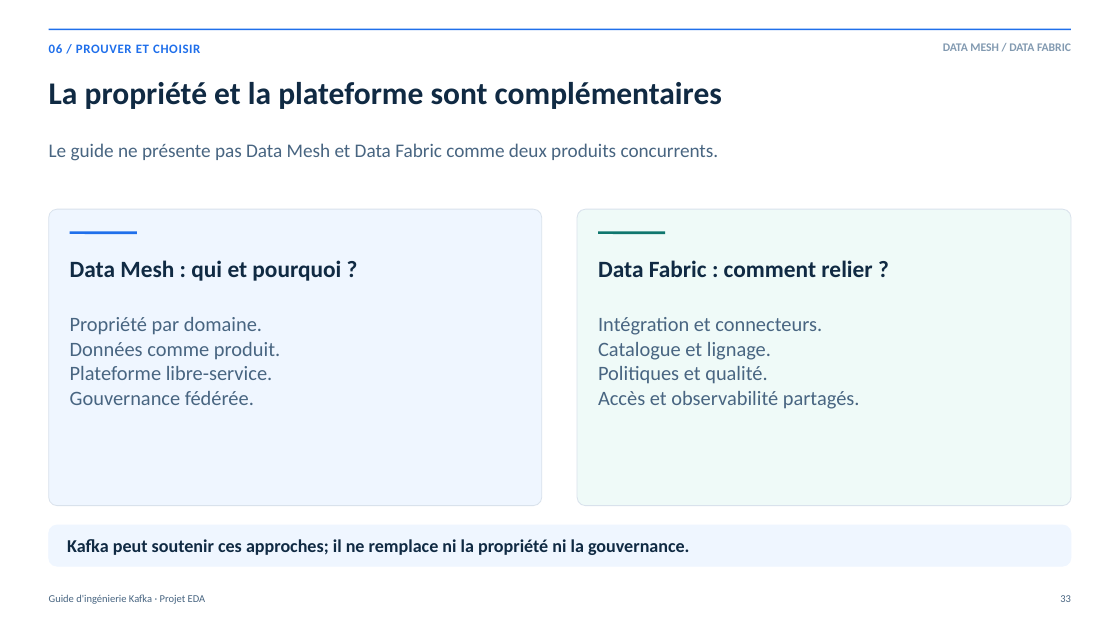
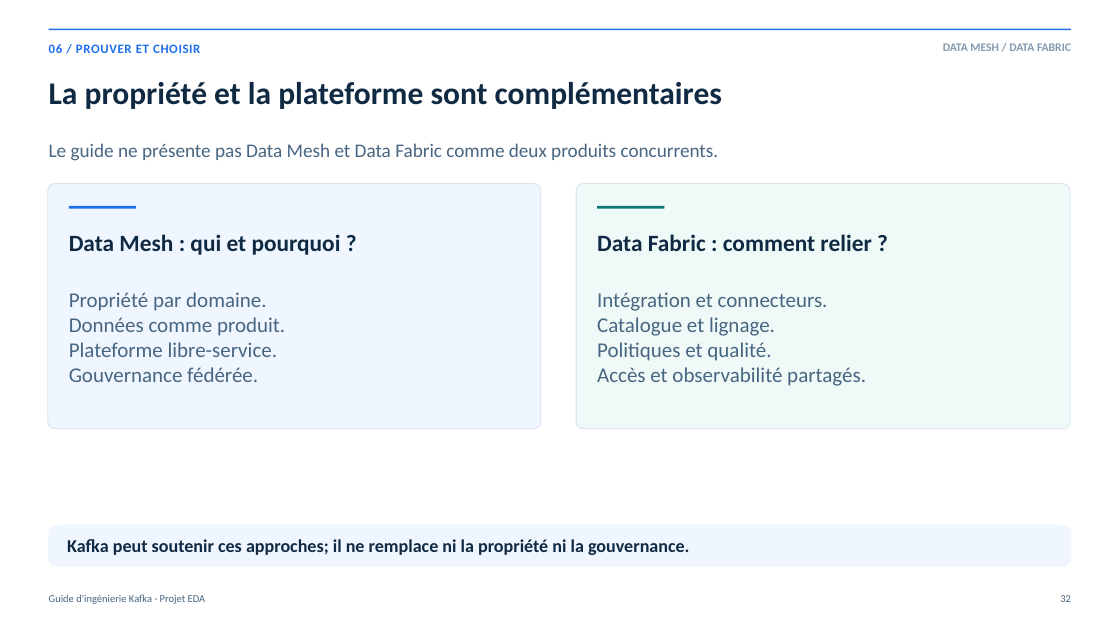
Before and after one commit to rdemers/org-rd-fullstack-springboot-eda, a slide deck: slide 32 of doc/presentation/org-rd-fullstack-springboot-eda-fr.pptx (slide 33 before the commit). Drawn at 1120x630 pixels with LibreOffice and Linux fonts; fonts in the diff are those of the drawing. Boxes give left, top, right and bottom in pixels: in the first picture for what was removed or moved away, otherwise in the second. Text is boxed around its words. In the diff, an @@ line names an element or a change of style, - is before the commit and + after.

```diff
--- a/doc/presentation/org-rd-fullstack-springboot-eda-fr.pptx
+++ b/doc/presentation/org-rd-fullstack-springboot-eda-fr.pptx
@@ rounded rectangle: place and size @@
-rounded rectangle at <box>49,209,542,506</box>
+rounded rectangle at <box>48,184,541,429</box>
@@ rounded rectangle: place and size @@
-rounded rectangle at <box>577,209,1071,506</box>
+rounded rectangle at <box>576,184,1070,429</box>
@@ 2 texts, 2 lines: place and size @@
-2 texts, 2 lines at <box>70,233,872,281</box>
+2 texts, 2 lines at <box>69,208,871,255</box>
@@ text "Propriété par domaine." at <box>69,292,285,382</box>: size 17.5 to 18 pt @@
@@ text "Propriété par domaine.": place and size @@
-text "Propriété par domaine." at <box>70,317,280,405</box>
+text "Propriété par domaine." at <box>69,292,285,382</box>
@@ text "Intégration et connecteurs.": place and size @@
-text "Intégration et connecteurs." at <box>598,317,860,409</box>
+text "Intégration et connecteurs." at <box>597,292,866,386</box>
@@ text "Intégration et connecteurs." at <box>597,292,866,386</box>: size 17.5 to 18 pt @@
```
Also in this commit, not shown: 35 other slides changed, 1 slide added, 3 slides removed, 7 other files.
